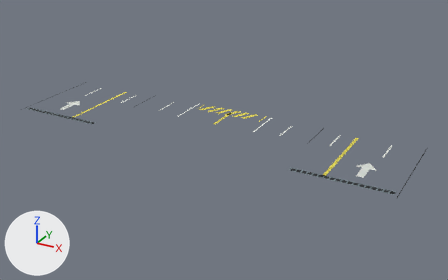
A saved change to the glTF model do-not-drop/assets/models/environment/depot/sm_env_shed_yard_large.glb.
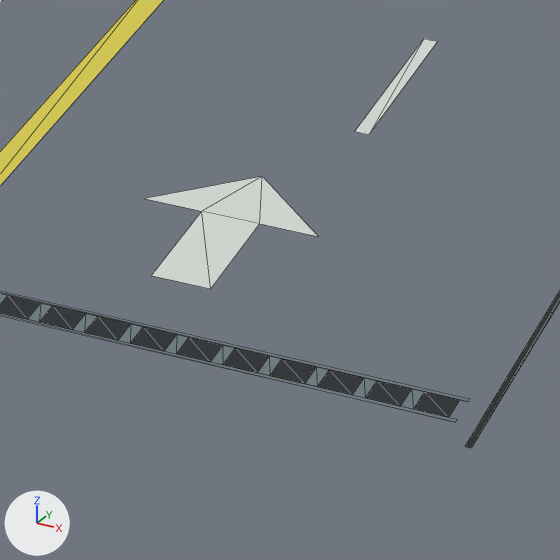
The first picture shows the older version from a 50 mm camera at (17.2, -29.5, 14.1) aimed at (0.9, 0.2, -0.7). The close-ups show the older and then the newer version on the part from 75% to 91% of the width and 50% to 76% of the height of that picture. Only the edits that show in the close-ups are written down. Arrows for +X, +Y and +Z are at lower left; the lights stay in place. The close-ups show mesh edges as thin lines.

In view in the first close-up: 'BayTick.005', 'Joint.003', 'Lane.001', 'LaneArrow.001', 'SlotDrainFrame.002', 'SlotDrainFrame.003', 'SlotDrainSlot.030', 'SlotDrainSlot.031', 'SlotDrainSlot.032', 'SlotDrainSlot.033', 'SlotDrainSlot.034', 'SlotDrainSlot.035' and 14 more.
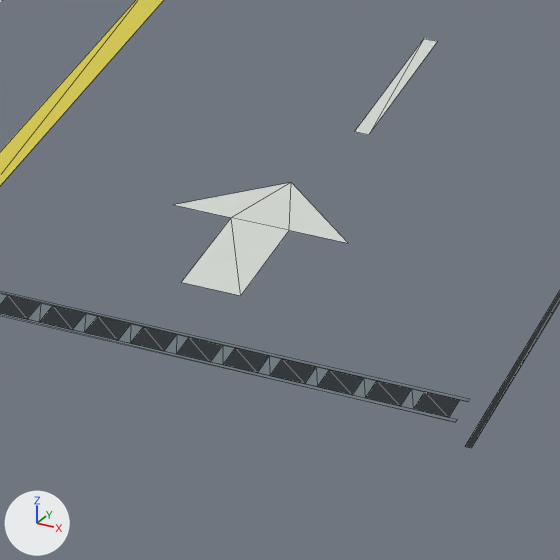
Pixel boxes [x1, y1, x2, y2] of what changed, in the close-ups (560 x 560 px):
'LaneArrow.001', moved
    before: [145, 176, 317, 289]
    after: [176, 183, 348, 296]

What the commit changed:
me_lanearrow_001 is used by ob_lanearrow_001; location (0.0, 0.0, 0.0).
me_lanearrow_001 had 7 vertices, 5 faces and spanned x 9.21..10.39, y -1.95..-0.15, z -0.01.
me_lanearrow_001 now has 7 vertices, 5 faces and spans x 9.41..10.59, y -1.95..-0.15, z -0.01.
me_lanearrow_001 part 1: the whole mesh is moved by (0.2, 0.0, 0.0).
